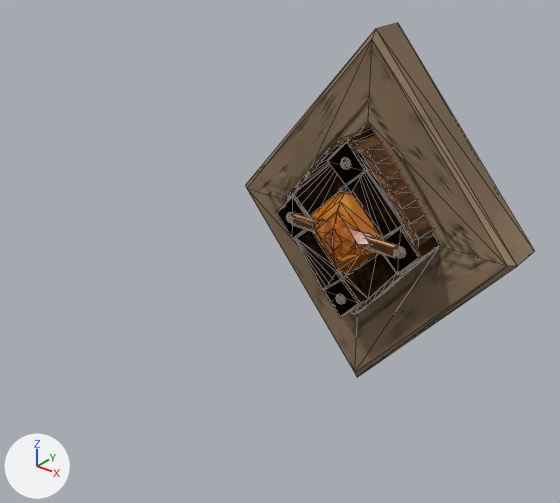
An edit to the glTF model godot/project/assets/forest_rescue/props/lf_artifact_amber_crystal.glb, drawn before and after from the same camera.
One viewpoint serves both versions: a camera (50 mm lens) standing at (0.275, -0.463, 0.226) and looking at (0.003, -0.122, 0.015). The axes (+X, +Y, +Z) are drawn at lower left. The lights are the same throughout. The first picture is the older version. Mesh edges are drawn as thin lines. Objects named as collision shapes, trigger or cutter boxes, shadow casters or lower levels of detail are left out. Where no turn or scale is listed for an object, it has been applied to the vertices.

In view in the first picture: 'lf_artifact_amber_crystal_socket_LOD0', 'lf_artifact_amber_crystal_v1_LOD0', 'lf_artifact_amber_crystal_v2_LOD0', 'lf_artifact_amber_crystal_v3_LOD0'.
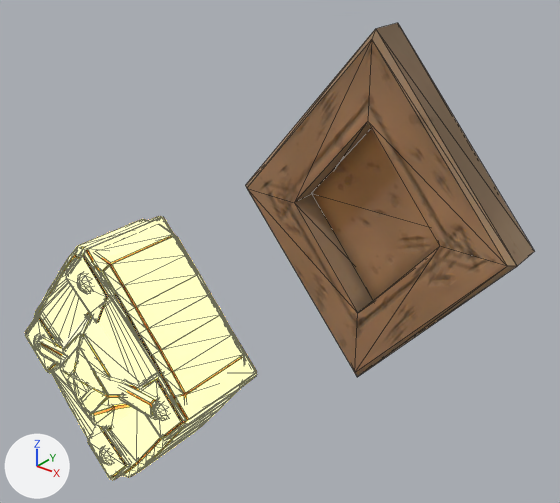
Pixel boxes [x1, y1, x2, y2] of what changed, in the pictures (560 x 503 px):
'lf_artifact_amber_crystal_v2_glow', added: after [25, 217, 257, 480]
'lf_artifact_amber_crystal_v1_LOD0', moved (mostly hidden afterwards): before [285, 128, 439, 314]; after [38, 236, 242, 473]
'lf_artifact_amber_crystal_v2_LOD0', moved (mostly hidden afterwards): before [276, 139, 440, 318]; after [38, 251, 187, 477]
'lf_artifact_amber_crystal_v1_glow', added: after [29, 217, 256, 478]
'lf_artifact_amber_crystal_v3_glow', added: after [29, 216, 256, 416]
'lf_artifact_amber_crystal_v3_LOD0', moved (mostly hidden afterwards): before [324, 129, 375, 251]; after [83, 249, 246, 411]

Edits to the bpy script that builds the scene:
```text
Add mat_lf_artifact_amber_crystal_glow:
    mat_lf_artifact_amber_crystal_glow = principled_material('lf_artifact_amber_crystal_glow')
    mat_lf_artifact_amber_crystal_glow.base_color = (1.0, 0.62, 0.15)  # orange #ffce6c
    mat_lf_artifact_amber_crystal_glow.roughness = 0.4
    mat_lf_artifact_amber_crystal_glow.emission_color = (1.0, 0.62, 0.15)  # orange #ffce6c
    mat_lf_artifact_amber_crystal_glow.emission_strength = 3.0
Add me_lf_artifact_amber_crystal_v3_lod0_001:
    me_lf_artifact_amber_crystal_v3_lod0_001.from_pydata(...)  # 1082 vertices, 706 faces; spans x -0.0625..0.0625, y -0.0618..0.0034, z -0.0697..0.0697
    me_lf_artifact_amber_crystal_v3_lod0_001.materials.append(mat_lf_artifact_amber_crystal_glow)  # orange #ffce6c, glowing orange #ffce6c
Add me_lf_artifact_amber_crystal_v2_lod0_001:
    me_lf_artifact_amber_crystal_v2_lod0_001.from_pydata(...)  # 1172 vertices, 742 faces; spans x -0.0625..0.0625, y -0.0591..0.0034, z -0.0697..0.0697
    me_lf_artifact_amber_crystal_v2_lod0_001.materials.append(mat_lf_artifact_amber_crystal_glow)  # orange #ffce6c, glowing orange #ffce6c
Add me_lf_artifact_amber_crystal_v1_lod0_001:
    me_lf_artifact_amber_crystal_v1_lod0_001.from_pydata(...)  # 1036 vertices, 670 faces; spans x -0.0625..0.0625, y -0.063..0.0034, z -0.0697..0.0697
    me_lf_artifact_amber_crystal_v1_lod0_001.materials.append(mat_lf_artifact_amber_crystal_glow)  # orange #ffce6c, glowing orange #ffce6c
Change ob_lf_artifact_amber_crystal_v1_lod0:
    ob_lf_artifact_amber_crystal_v1_lod0.location: (0.0, 0.0, 0.0) -> (0.0, -0.2171, 0.0)
Change ob_lf_artifact_amber_crystal_v2_lod0:
    ob_lf_artifact_amber_crystal_v2_lod0.location: (0.0, 0.0, 0.0) -> (0.0, -0.2171, 0.0)
Change ob_lf_artifact_amber_crystal_v3_lod0:
    ob_lf_artifact_amber_crystal_v3_lod0.location: (0.0, 0.0, 0.0) -> (0.0, -0.2171, 0.0)
Add ob_lf_artifact_amber_crystal_v3_glow:
    ob_lf_artifact_amber_crystal_v3_glow = bpy.data.objects.new('lf_artifact_amber_crystal_v3_glow', me_lf_artifact_amber_crystal_v3_lod0_001)
    ob_lf_artifact_amber_crystal_v3_glow.location = (0.0, -0.2171, 0.0)
Add ob_lf_artifact_amber_crystal_v2_glow:
    ob_lf_artifact_amber_crystal_v2_glow = bpy.data.objects.new('lf_artifact_amber_crystal_v2_glow', me_lf_artifact_amber_crystal_v2_lod0_001)
    ob_lf_artifact_amber_crystal_v2_glow.location = (0.0, -0.2171, 0.0)
Add ob_lf_artifact_amber_crystal_v1_glow:
    ob_lf_artifact_amber_crystal_v1_glow = bpy.data.objects.new('lf_artifact_amber_crystal_v1_glow', me_lf_artifact_amber_crystal_v1_lod0_001)
    ob_lf_artifact_amber_crystal_v1_glow.location = (0.0, -0.2171, 0.0)
```
